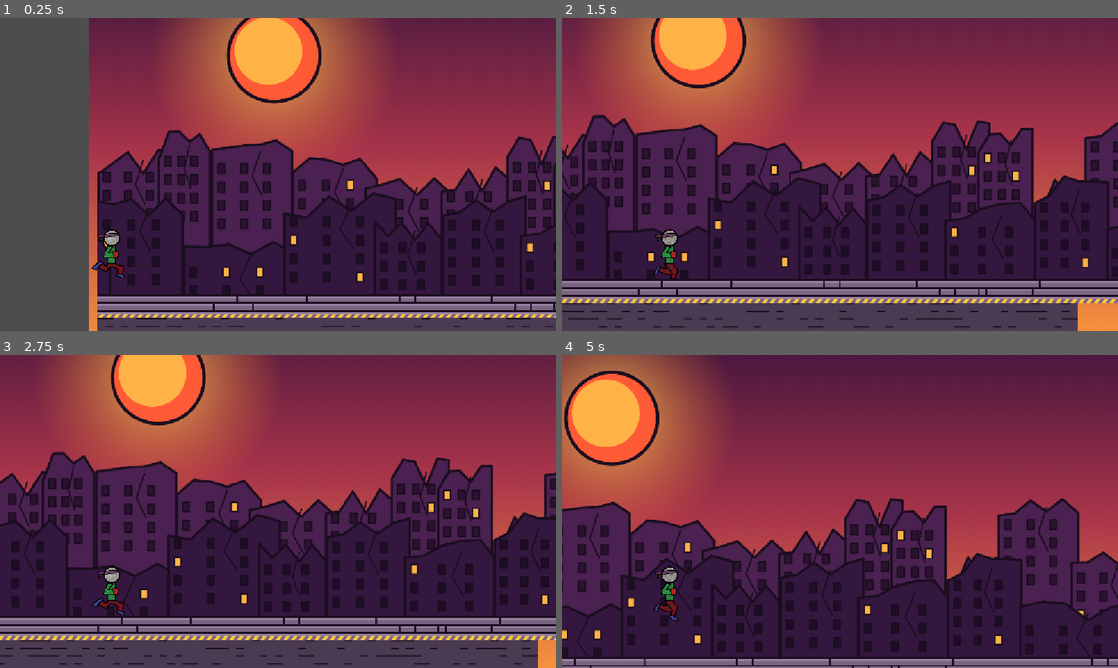
Above: before the commit, frames 1-4 (two rows, left to right).
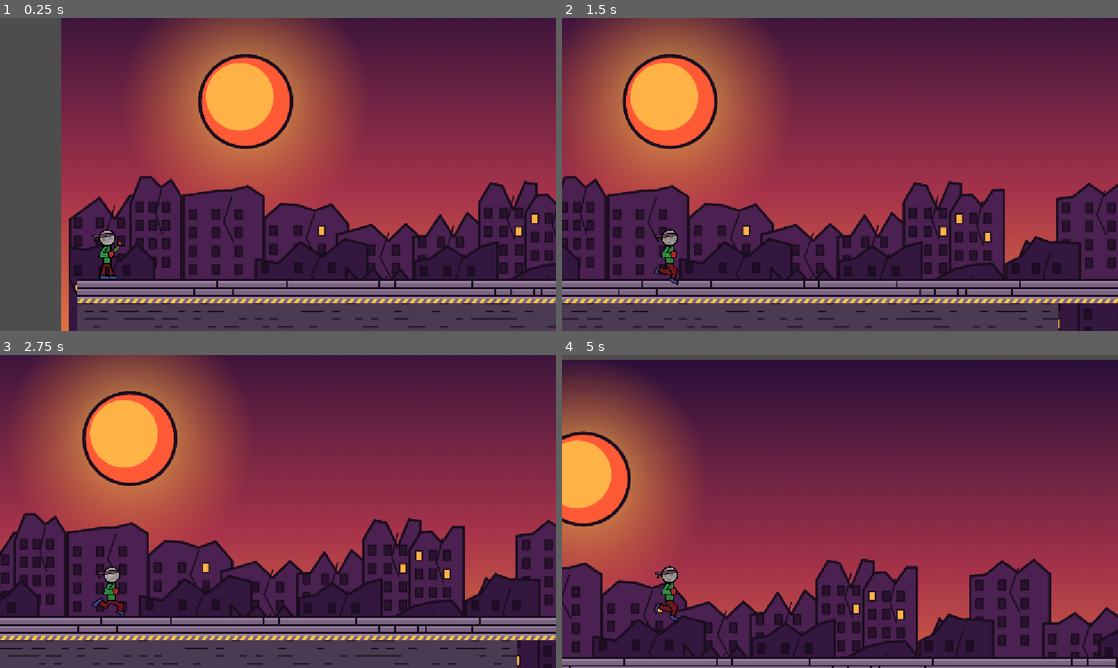
Above: after the commit, the same moments.

Repository: CodingFox007/ByteJam2026
Game: Godot game, scene res://Scenes/level_1.tscn
Same seed, same stepped clock (60 frames per second), same inputs: the game is played once before the commit and once after it.
Inputs:
- Up to frame 1 (0.25 s): no input
- Up to frame 2 (1.5 s): tap Enter (ui_accept) at 0.5, 0.77 s; hold Right (ui_right) from 0.53 s (still down)
- Up to frame 3 (2.75 s): tap Enter (ui_accept) at 1.52 s; release Right (ui_right) at 2.03 s; hold Left (ui_left) from 2.03 s (still down)
- Up to frame 4 (5 s): release Left (ui_left) at 2.78 s; hold Right (ui_right) 2.78-4.28 s; tap Enter (ui_accept) at 3.02, 3.77, 4.52 s; hold Left (ui_left) from 4.28 s (still down)

The runs differ from the first frame. In frame 1, 62% of the frame differs, in the area x 11-100%, y 0-100%; in frame 2, 65%; in frame 3, 65%; in frame 4, 79%, in the area x 0-100%, y 0-100%.

Commit message:
Updated Camera Following

Diff:
--- a/byte-jam-26/Scenes/level_1.tscn
+++ b/byte-jam-26/Scenes/level_1.tscn
@@ -5,13 +5,8 @@
 [ext_resource type="Texture2D" uid="uid://d3p2ucmxheob2" path="res://LevelOneBackground/03_far.png" id="3_wrinw"]
 [ext_resource type="Texture2D" uid="uid://8yeev0vf1jfo" path="res://LevelOneBackground/04_mid.png" id="4_chwpn"]
 [ext_resource type="Texture2D" uid="uid://22xrgrtmqpi8" path="res://Tiles/ground_tiles_128x64.png" id="5_af3po"]
-[ext_resource type="Script" uid="uid://cdcqlo355sbhs" path="res://Scripts/playerScript.gd" id="5_xrdnt"]
 [ext_resource type="Texture2D" uid="uid://b6srrtyjgbl5f" path="res://Tiles/city_tileset_64.png" id="6_uy8f0"]
-[ext_resource type="SpriteFrames" uid="uid://cx25rl4eatl48" path="res://Assets/AssetsSpritesheetV3.tres" id="6_wrinw"]
-
-[sub_resource type="CapsuleShape2D" id="CapsuleShape2D_bjebc"]
-radius = 24.0
-height = 94.0
+[ext_resource type="PackedScene" uid="uid://bnf6pks4mum13" path="res://Scenes/player.tscn" id="7_6r07y"]
 
 [sub_resource type="TileSetAtlasSource" id="TileSetAtlasSource_bjebc"]
 texture = ExtResource("5_af3po")
@@ -1607,18 +1602,12 @@
 sources/0 = SubResource("TileSetAtlasSource_bjebc")
 sources/1 = SubResource("TileSetAtlasSource_5rr72")
 
-[sub_resource type="Animation" id="Animation_bjebc"]
-resource_name = "enemyWalk"
-
 [sub_resource type="AnimationLibrary" id="AnimationLibrary_5rr72"]
-_data = {
-&"enemyWalk": SubResource("Animation_bjebc")
-}
 
 [node name="Level1" type="Node2D" unique_id=926407240]
 
 [node name="Parallax2D" type="Parallax2D" parent="." unique_id=1879566310]
-scroll_offset = Vector2(177, -115)
+scroll_offset = Vector2(160, 11)
 
 [node name="01Sky" type="Sprite2D" parent="Parallax2D" unique_id=1741661221]
 position = Vector2(766, 380)
@@ -1637,29 +1626,12 @@
 position = Vector2(783, 486)
 texture = ExtResource("4_chwpn")
 
-[node name="CharacterBody2D" type="CharacterBody2D" parent="." unique_id=1994248561]
-position = Vector2(-1, 20)
-script = ExtResource("5_xrdnt")
-
-[node name="AnimatedSprite2D" type="AnimatedSprite2D" parent="CharacterBody2D" unique_id=1896975739]
-position = Vector2(310, 519)
-scale = Vector2(0.5636493, 0.57095575)
-sprite_frames = ExtResource("6_wrinw")
-animation = &"idleAnimation"
-autoplay = "idleAnimation"
-frame = 1
-frame_progress = 0.1394163
-
-[node name="CollisionShape2D" type="CollisionShape2D" parent="CharacterBody2D" unique_id=124632998]
-position = Vector2(23, 433)
-shape = SubResource("CapsuleShape2D_bjebc")
-
-[node name="Camera2D" type="Camera2D" parent="CharacterBody2D" unique_id=1966954996]
-position = Vector2(375, 263)
-
 [node name="TileMapLayer" type="TileMapLayer" parent="." unique_id=1456756674]
 tile_map_data = PackedByteArray("AABaACQAAQAXAAAAAABaACMAAQAXAAAAAABZACQAAQAQAAAAAABZACMAAQACAAAAAABYACQAAQAIAAAAAABYAC …(8896 unchanged characters)…
 tile_set = SubResource("TileSet_mrpel")
 
 [node name="AnimationPlayer" type="AnimationPlayer" parent="." unique_id=2096906907]
 libraries/ = SubResource("AnimationLibrary_5rr72")
+
+[node name="Player" parent="." unique_id=1882964120 instance=ExtResource("7_6r07y")]
+position = Vector2(41, 65)
--- a/byte-jam-26/Scenes/player.tscn
+++ b/byte-jam-26/Scenes/player.tscn
@@ -8,7 +8,7 @@
 height = 94.0
 
 [node name="Player" type="CharacterBody2D" unique_id=1882964120]
-position = Vector2(-1, 20)
+position = Vector2(-18, -431)
 script = ExtResource("1_onrkg")
 
 [node name="AnimatedSprite2D" type="AnimatedSprite2D" parent="." unique_id=1510667014]
@@ -26,3 +26,4 @@
 
 [node name="Camera2D" type="Camera2D" parent="." unique_id=1645304818]
 position = Vector2(375, 263)
+limit_bottom = 1500
--- /dev/null
+++ b/byte-jam-26/enemy.tscn
@@ -0,0 +1,40 @@
+[gd_scene format=3 uid="uid://c631ytftbd2x4"]
+
+[ext_resource type="Texture2D" uid="uid://b1gwr5h2erv8j" path="res://Assets/AssetsSpritesheetV3.png" id="1_7k104"]
+
+[sub_resource type="AtlasTexture" id="AtlasTexture_4gyqm"]
+atlas = ExtResource("1_7k104")
+region = Rect2(3390, 0, 113, 167)
+
+[sub_resource type="AtlasTexture" id="AtlasTexture_qi2p4"]
+atlas = ExtResource("1_7k104")
+region = Rect2(0, 501, 81, 167)
+
+[sub_resource type="AtlasTexture" id="AtlasTexture_iifgy"]
+atlas = ExtResource("1_7k104")
+region = Rect2(3390, 501, 113, 167)
+
+[sub_resource type="SpriteFrames" id="SpriteFrames_8wb0i"]
+animations = [{
+"frames": [{
+"duration": 1.0,
+"texture": SubResource("AtlasTexture_4gyqm")
+}, {
+"duration": 1.0,
+"texture": SubResource("AtlasTexture_qi2p4")
+}, {
+"duration": 1.0,
+"texture": SubResource("AtlasTexture_iifgy")
+}],
+"loop": 1,
+"name": &"default",
+"speed": 2.0
+}]
+
+[node name="Node2D" type="Node2D" unique_id=1441788404]
+
+[node name="AnimatedSprite2D" type="AnimatedSprite2D" parent="." unique_id=305911923]
+position = Vector2(5, -4)
+scale = Vector2(1, 0.9935622)
+sprite_frames = SubResource("SpriteFrames_8wb0i")
+frame_progress = 0.054493982
Not shown, added: byte-jam-26/Audio/Music/Background/EndlessMusic/Sandstorm2Hearts.mp3.import
Not shown, added: byte-jam-26/Audio/Music/Background/EndlessMusic/Sandstorm3Hearts.mp3.import
